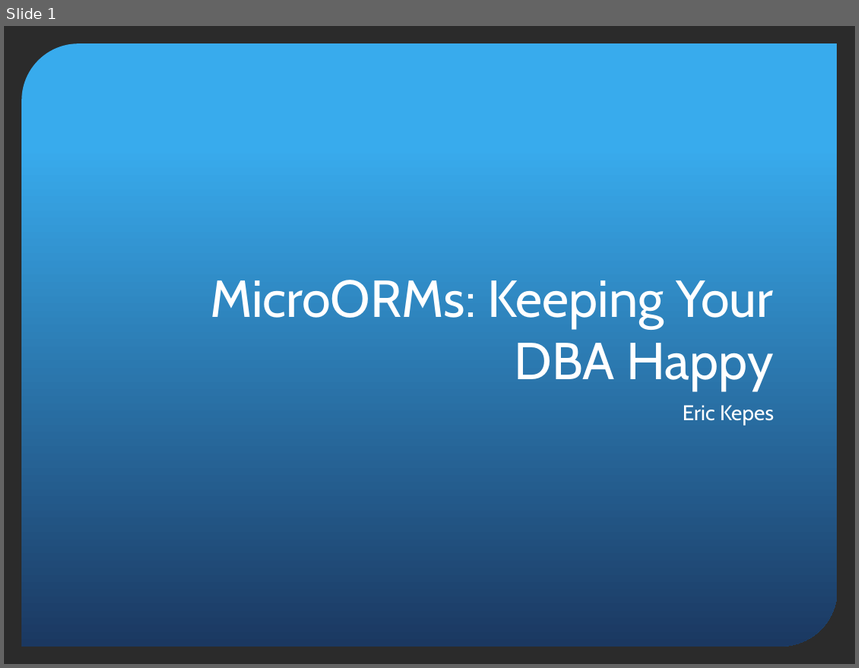
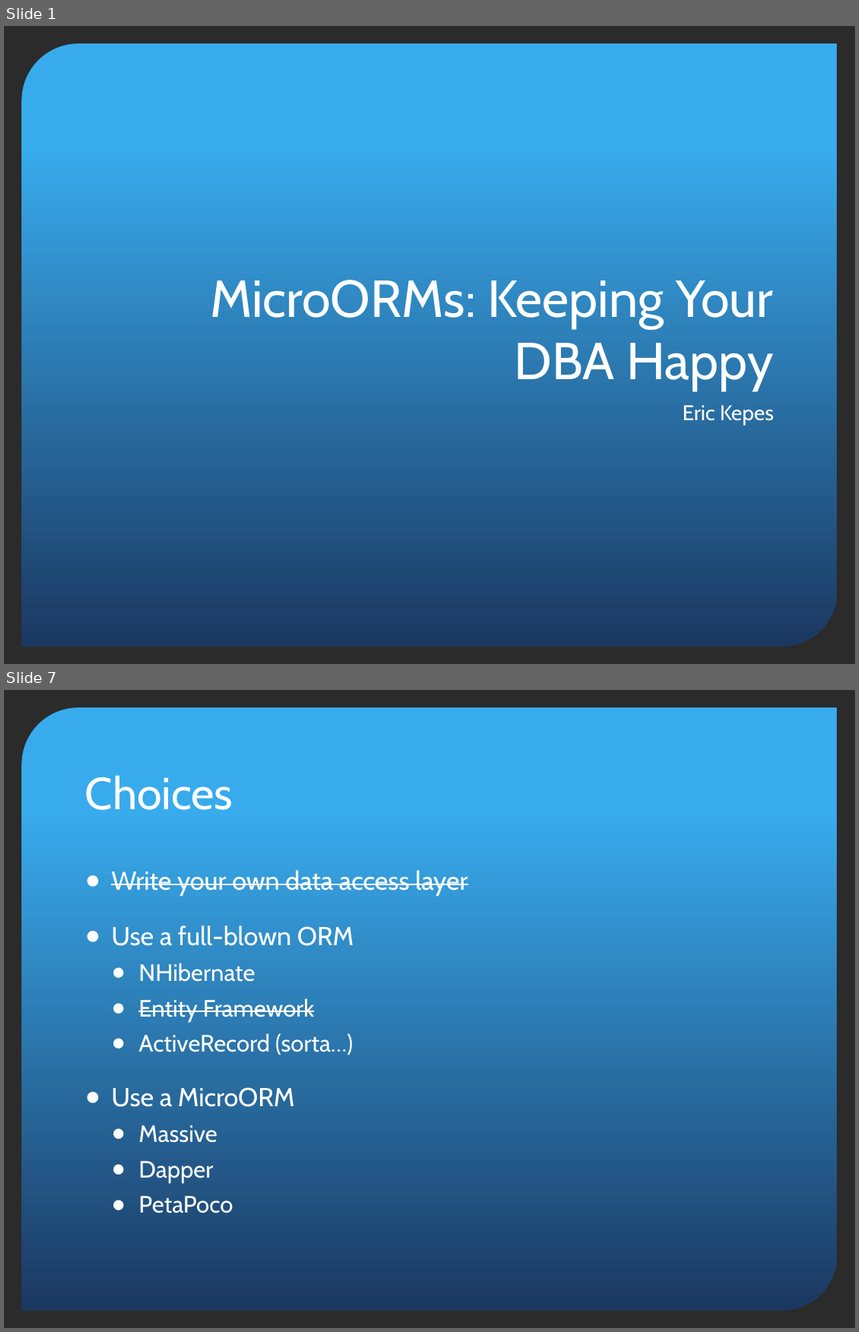
Before and after one commit to ekepes/Presentations, a slide deck: MicroORMs/MicroORMs - Keeping Your DBA Happy.pptx. Shown one above the other, each under a label of ours: slide 1 before the commit, slides 1 and 7 after it; the slides between them are not shown. The pictures are 859x668 and 859x1332 pixels, drawn with LibreOffice and Linux fonts; fonts in the diff are those of the drawing; background and template pictures are left out; a plain dark background stands for a picture behind light text. Boxes give left, top, right and bottom in pixels: in the first picture for what was removed or moved away, otherwise in the second. Text is boxed around its words. In the diff, an @@ line names an element or a change of style, - is before the commit and + after.

```diff
--- a/MicroORMs/MicroORMs - Keeping Your DBA Happy.pptx
+++ b/MicroORMs/MicroORMs - Keeping Your DBA Happy.pptx
@@ slide 7 added at [4,690,855,1328], background picture (left out); not listed: 1 template element that a slide beside it also shows @@
@@ title added at [85,775,234,810], 38 pt, text #FFFFFF @@
+Choices
@@ text added at [111,870,468,1214], 20 pt, text #FFFFFF @@
+● Write your own data access layer
+● Use a full-blown ORM
+  ● NHibernate
+  ● Entity Framework
+  ● ActiveRecord (sorta…)
+● Use a MicroORM
+  ● Massive
+  ● Dapper
+  ● PetaPoco
```
Also in this commit, not shown: 1 slide changed, 10 other slides added, 1 other file.
